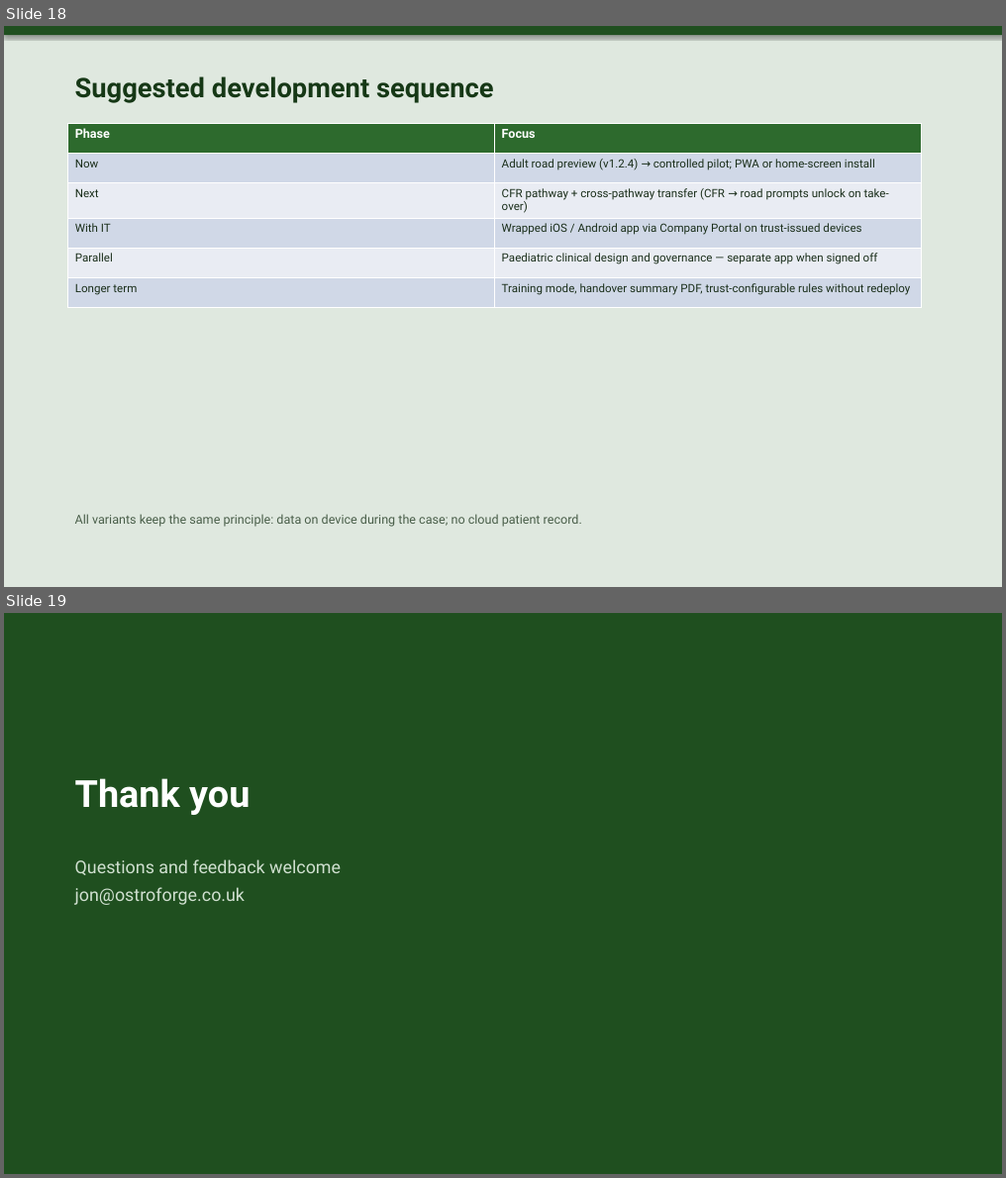
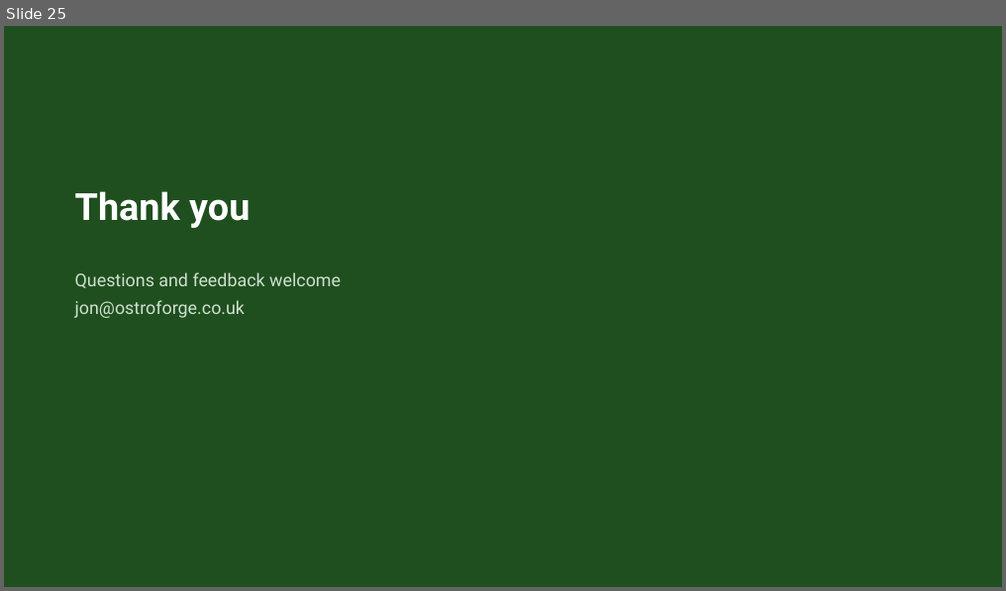
Before and after one commit to unicornfss/resusci-time, a slide deck: Resusci-Time-QI-and-Technical-Overview-new.pptx. Shown one above the other, each under a label of ours: slides 18 and 19 before the commit, slide 25 after it. The pictures are 1006x1178 and 1006x591 pixels, drawn with LibreOffice and Linux fonts; fonts in the diff are those of the drawing. Boxes give left, top, right and bottom in pixels: in the first picture for what was removed or moved away, otherwise in the second. Text is boxed around its words. In the diff, an @@ line names an element or a change of style, - is before the commit and + after.

Commit message:
Add scroll hint, mobile timer layout, trust config
Introduce a mobile-friendly timer-bar layout and a bottom "scroll for checklist" hint: new CSS rules, a ScrollBelowFoldHint component, and a useBelowFoldHint hook to show a prompt on narrow screens. Make case-transfer and related trust features configurable: add defaults and resolvers, simplify WMAS trust config (use booleans for codeShock/prolongedVfTorGate), and gate UI/actions (transfer buttons/modals) on the resolved caseTransfer feature. Change case-continuation logic to use protocol-minute window (timeScale-aware) and block continuation after patient handover. Bump app version and preview changelog, and update the PPTX generator script to read package.json/changelog and include version history slides. Minor copy tweaks (About, handover modal) and assorted UI/behavior adjustments tied to the above changes.

```diff
--- a/Resusci-Time-QI-and-Technical-Overview-new.pptx
+++ b/Resusci-Time-QI-and-Technical-Overview-new.pptx
@@ slide 18 removed at (x1=4, y1=26, x2=1002, y2=587), background #FFFFFF @@
@@ rectangle removed at (x1=4, y1=26, x2=1002, y2=587) @@
@@ rectangle removed at (x1=4, y1=26, x2=1002, y2=35) @@
@@ text removed at (x1=75, y1=76, x2=494, y2=103) @@
-Suggested development sequence
@@ table removed at (x1=67, y1=123, x2=921, y2=303), 6 rows, 2 columns @@
-Phase | Focus
-Now | Adult road preview (v1.2.4) → controlled pilot; PWA or home-screen install
-Next | CFR pathway + cross-pathway transfer (CFR → road prompts unlock on take-over)
-With IT | Wrapped iOS / Android app via Company Portal on trust-issued devices
-Parallel | Paediatric clinical design and governance — separate app when signed off
-Longer term | Training mode, handover summary PDF, trust-configurable rules without redeploy
@@ text removed at (x1=75, y1=514, x2=582, y2=527) @@
-All variants keep the same principle: data on device during the case; no cloud patient record.
@@ what was slide 19 is now slide 25 @@
```
Also in this commit, not shown: 8 slides changed, 7 slides added, 19 other files.
